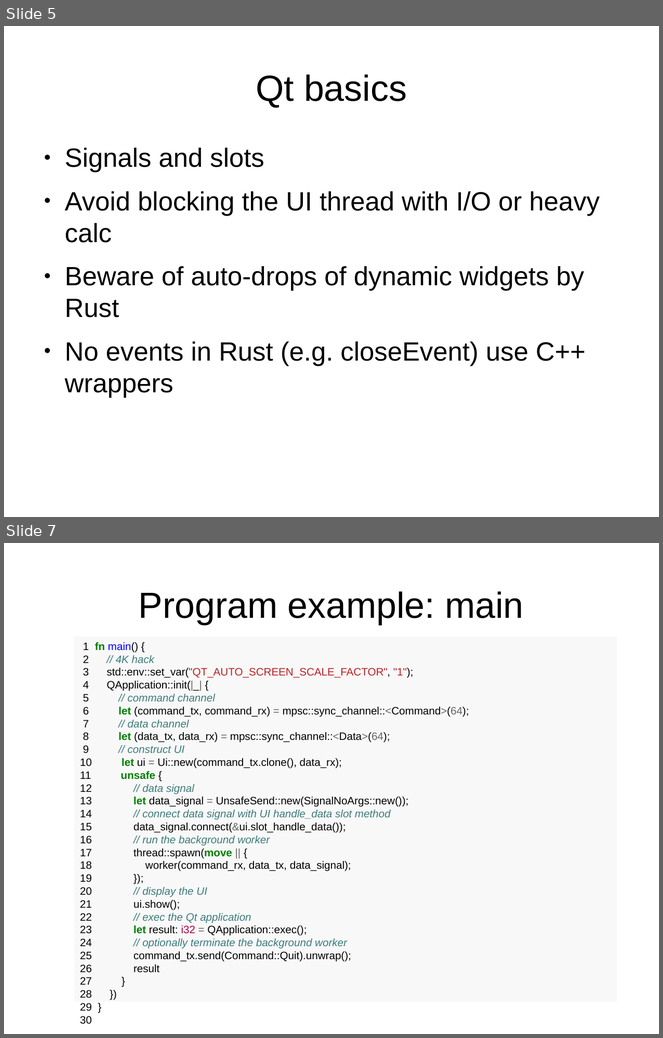
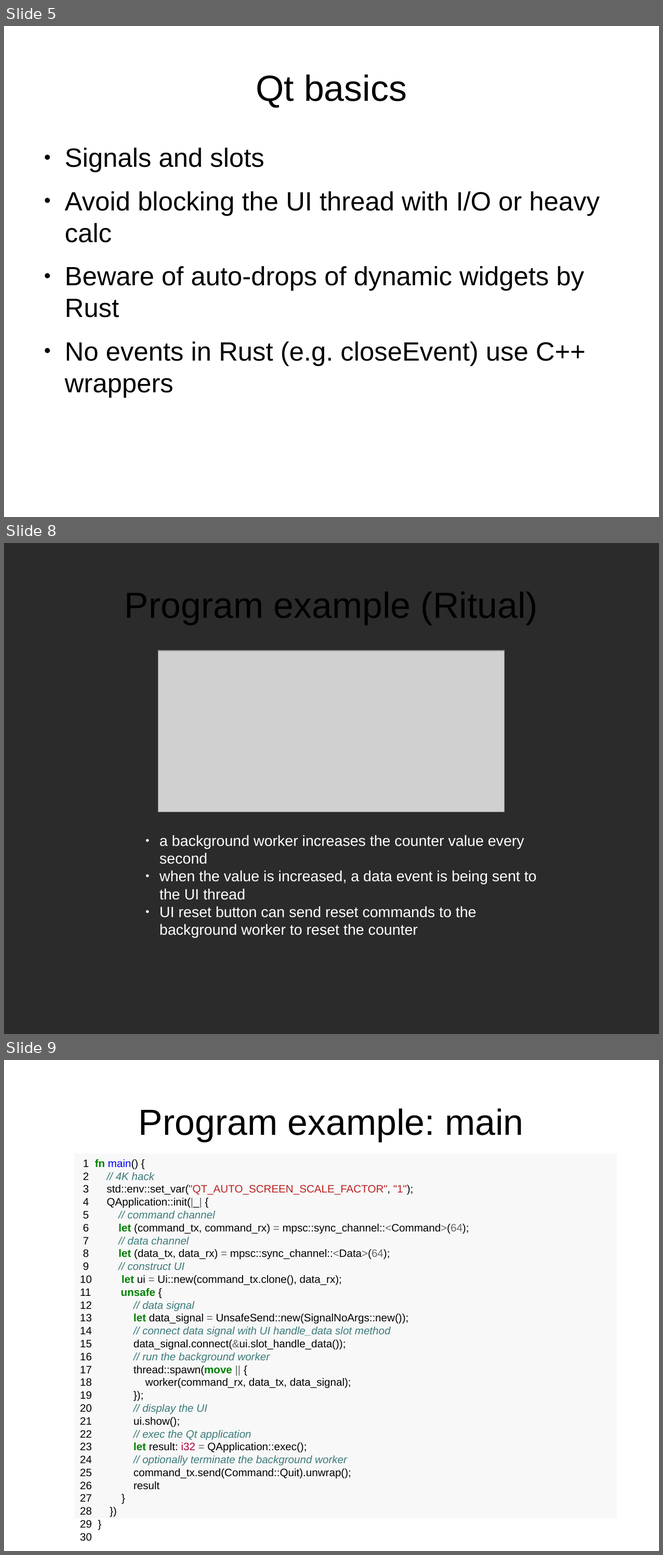
Before and after one commit to divi255/qtx, a slide deck: pres.odp. Shown one above the other, each under a label of ours: slides 5 and 7 before the commit, slides 5, 8 and 9 after it; the slides between them are not shown. The pictures are 663x1038 and 663x1555 pixels, drawn with LibreOffice and Linux fonts; fonts in the diff are those of the drawing; grey boxes stand for pictures; background and template pictures are left out; a plain dark background stands for a picture behind light text. Boxes give left, top, right and bottom in pixels: in the first picture for what was removed or moved away, otherwise in the second. Text is boxed around its words. In the diff, an @@ line names an element or a change of style, - is before the commit and + after.

```diff
--- a/pres.odp
+++ b/pres.odp
@@ slide 8 added at (x1=4, y1=543, x2=659, y2=1034), background picture (left out) @@
@@ text added at (x1=125, y1=592, x2=538, y2=625), 44 pt, text #000000 @@
+Program example (Ritual)
@@ picture added at (x1=158, y1=651, x2=505, y2=812) @@
@@ text added at (x1=159, y1=835, x2=537, y2=938), 18 pt, text #FFFFFF @@
+● a background worker increases the counter value every second
+● when the value is increased, a data event is being sent to the UI thread
+● UI reset button can send reset commands to the background worker to reset the counter
@@ what was slide 7 is now slide 9 @@
```
Also in this commit, not shown: 2 slides changed, 1 other slide added.
